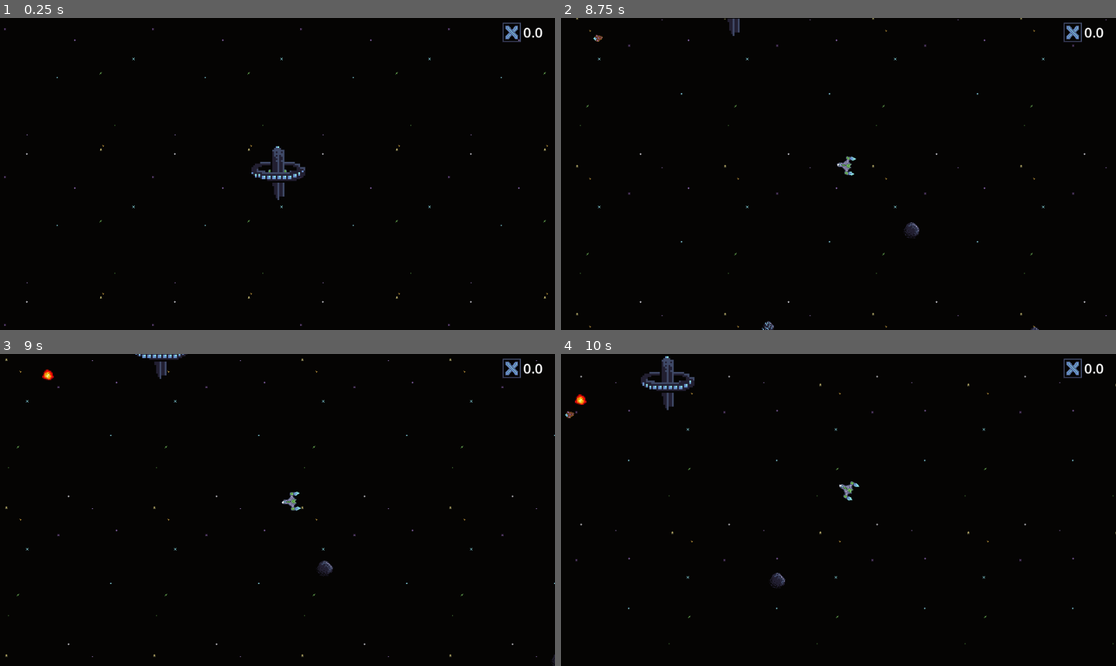
Above: before the commit, frames 1-4 (two rows, left to right).
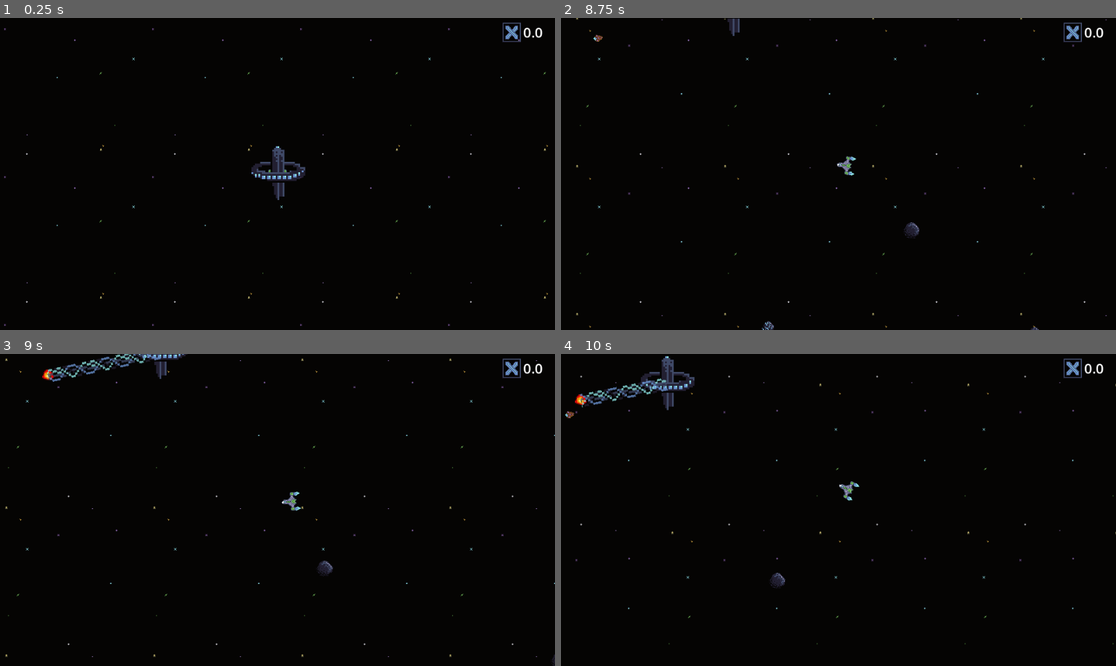
Above: after the commit, the same moments.

Repository: JoshPattman/microjam-034
Game: Godot game, scene res://scenes/game.tscn
Same seed, same stepped clock (60 frames per second), same inputs: the game is played once before the commit and once after it. Sound files missing from this copy of the repository are replaced by a short silence.
Inputs:
- Up to frame 1 (0.25 s): no input
- Up to frame 2 (8.75 s): tap Enter at 0.5 s; hold D (player_right) 0.53-1.28 s; tap Shift (player_boost) at 0.6, 5.1 s; tap Space at 1.25 s; hold S (player_back) 1.28-2.03 s; tap Ctrl (player_break) at 1.35, 5.85 s; hold D (player_right) 2.03-2.78 s; tap E (player_collect) at 2.1, 6.6 s; hold W (player_forward) 2.78-3.53 s; tap 2 (player_place_bouncer) at 2.85, 7.35 s; hold A (player_left) 3.53-5.03 s; tap 3 (player_place_mine) at 3.6, 8.1 s; tap 1 (player_place_shooter) at 4.35 s; hold S (player_back) 5.03-5.78 s; hold D (player_right) 5.78-6.53 s; hold W (player_forward) 6.53-7.28 s; hold D (player_right) 7.28-8.03 s; hold S (player_back) from 8.03 s (still down)
- Up to frame 3 (9 s): release S (player_back) at 8.78 s; hold A (player_left) from 8.78 s (still down); tap 1 (player_place_shooter) at 8.85 s
- Up to frame 4 (10 s): release A (player_left) at 9.53 s; hold W (player_forward) from 9.53 s (still down); tap Shift (player_boost) at 9.6 s

Frames 1-2 are identical in both runs. In frame 3, 0.5% of the frame differs, in the area x 8-30%, y 0-9%; in frame 4, 0.4%.

Commit message:
made space station have visible beam

Diff:
--- a/godot/game_objects/station.tscn
+++ b/godot/game_objects/station.tscn
@@ -60,7 +60,6 @@
 autoplay = "rotate"
 
 [node name="TurretShooter" parent="." instance=ExtResource("4_51j1b")]
-visible = false
 
 [node name="Life" type="Node" parent="."]
 script = ExtResource("5_fms4r")
--- a/godot/scripts/station.gd
+++ b/godot/scripts/station.gd
@@ -11,6 +11,7 @@
 	var life = Life.get_life_script(self)
 	if life != null:
 		life.on_die.connect(_on_die)
+	$TurretShooter/Sprite2D.queue_free()
 
 func _process(delta: float) -> void:
 	if current_ship == null:
